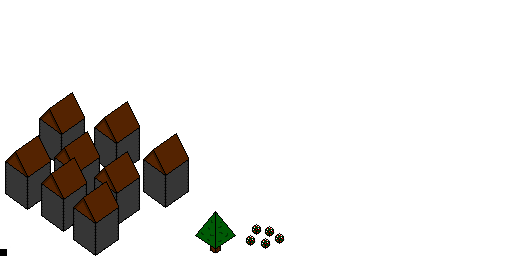
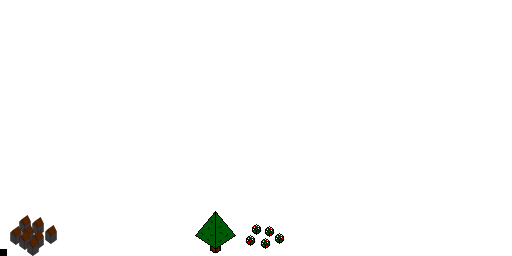
Two versions of the same layered image (512px x 256px). Layer-by-layer changes:
added layer "Pasted Layer" above "strawberry_flowers.png" over (10, 215, 57, 256)
hid "village.png" over (5, 92, 190, 256)
